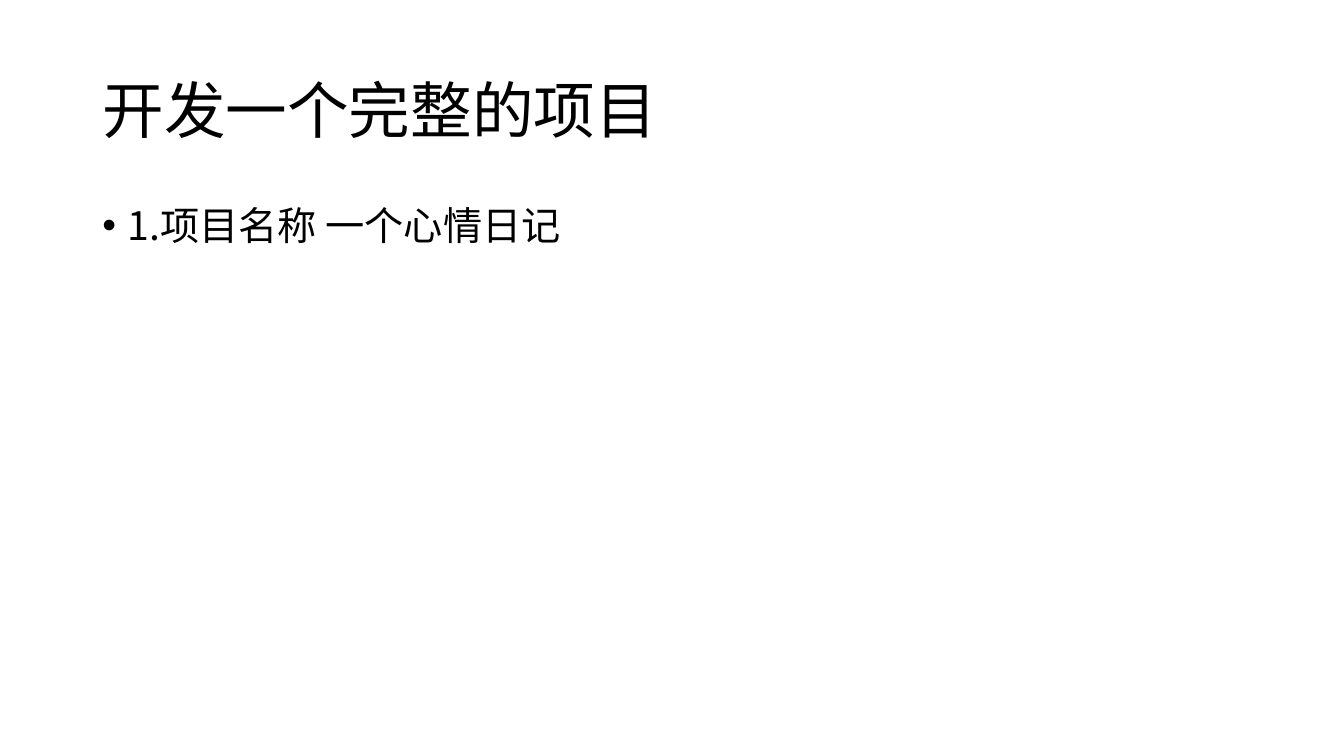
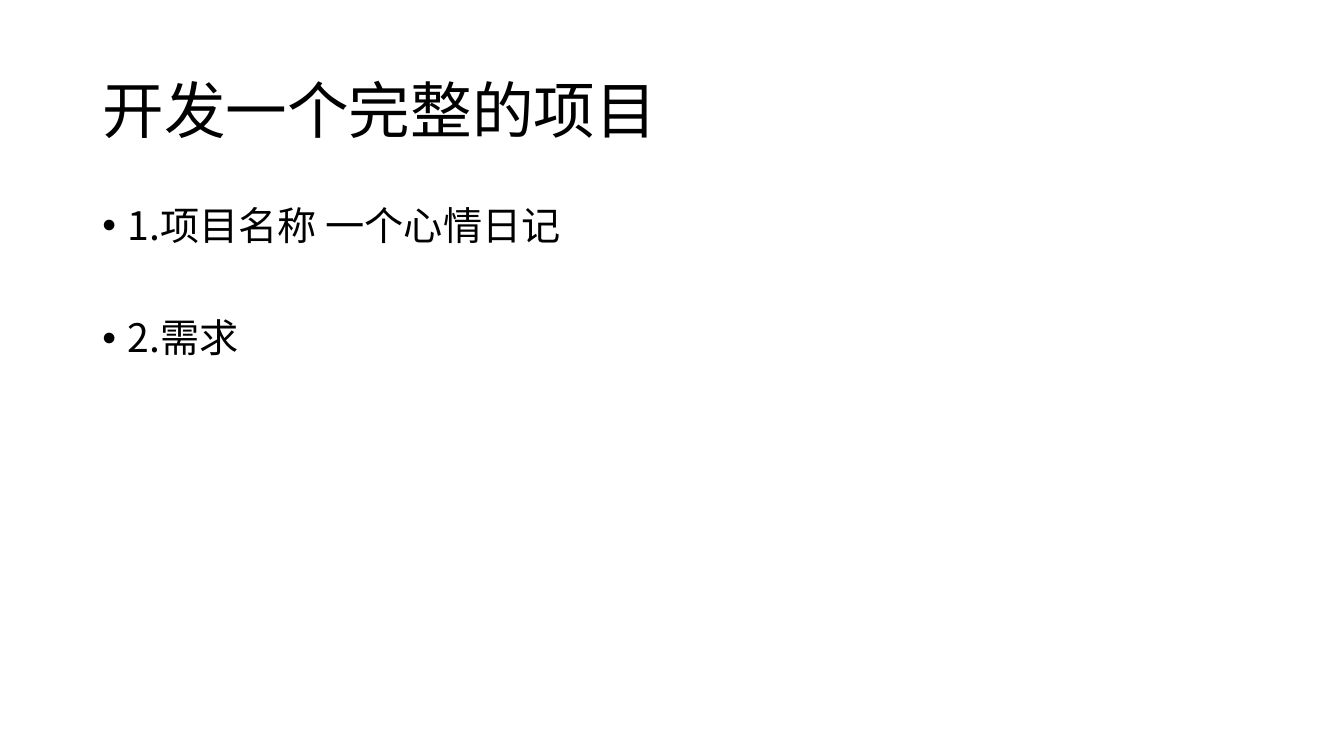
Before and after one commit to guanzhen-yun/firstapp, a slide deck: slide 38 of android开发教程.pptx. Drawn at 1344x756 pixels with LibreOffice and Linux fonts; fonts in the diff are those of the drawing. Boxes give left, top, right and bottom in pixels: in the first picture for what was removed or moved away, otherwise in the second. Text is boxed around its words. In the diff, an @@ line names an element or a change of style, - is before the commit and + after.

```diff
--- a/android开发教程.pptx
+++ b/android开发教程.pptx
@@ text at [128, 319, 239, 356]: paragraph added @@
+• 2.需求
```
Also in this commit, not shown: 3 other slides changed, 8 other files.
